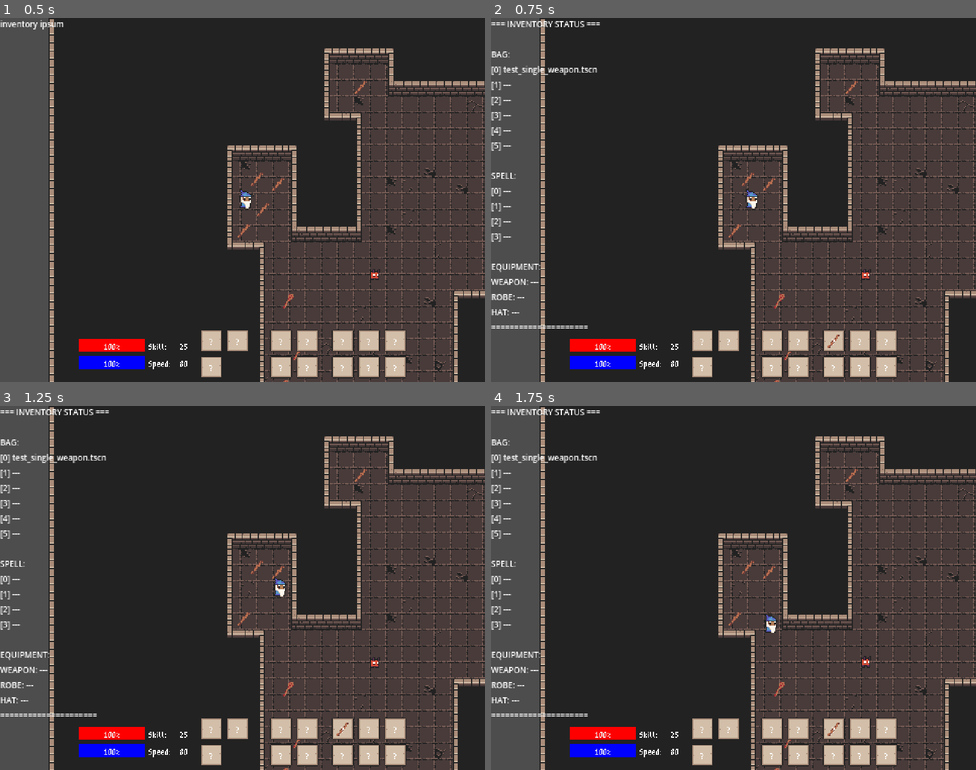
Above: before the commit, frames 1-4 (two rows, left to right).
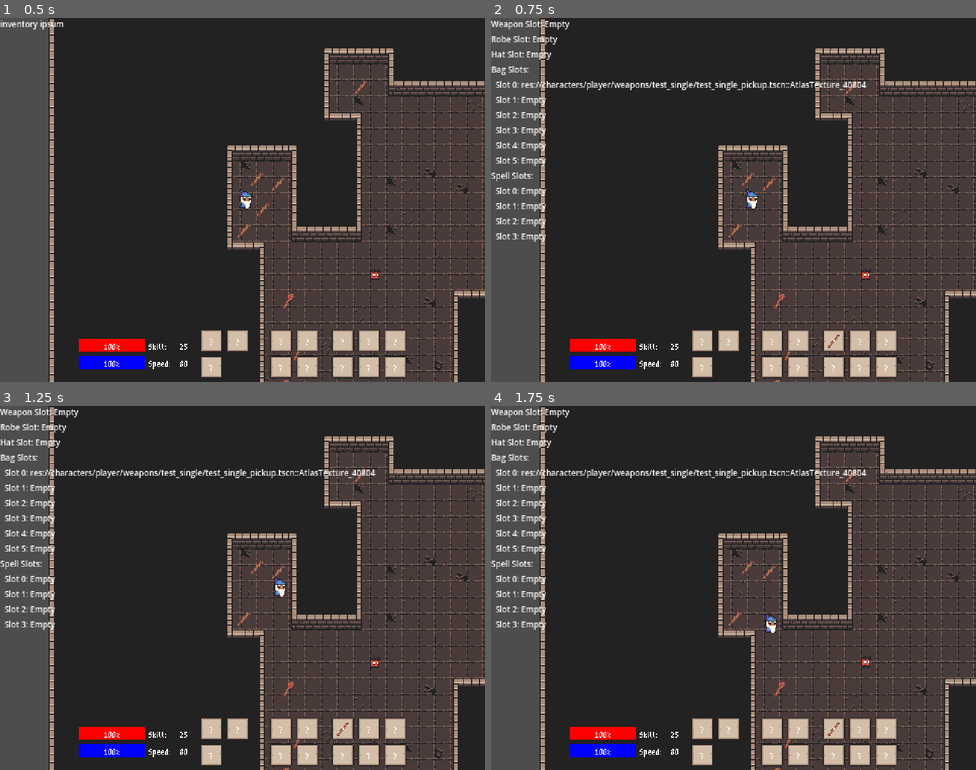
Above: after the commit, the same moments.

Repository: lownpho/mages
Game: Godot game, scene res://scenes/world.tscn
Same seed, same stepped clock (60 frames per second), same inputs: the game is played once before the commit and once after it.
Inputs (mouse positions are in pixels of both pictures, inside the frame that each line leads up to):
- Up to frame 1 (0.5 s): no input
- Up to frame 2 (0.75 s): tap Enter at 0.5 s; move the mouse to (840, 181) at 0.52 s; press the mouse at (840, 181) at 0.53 s; hold D (right) from 0.53 s (still down)
- Up to frame 3 (1.25 s): keep holding D (right)
- Up to frame 4 (1.75 s): tap Space at 1.25 s; move the mouse to (636, 606) at 1.27 s; release D (right) at 1.28 s; release the mouse at (636, 606) at 1.28 s; hold S (down) from 1.28 s (still down); right-click (636, 606) at 1.35 s; click (636, 606) at 1.55 s

Frame 1 is identical in both runs. In frame 2, 3.1% of the frame differs, in the area x 0-78%, y 0-86%; in frame 3, 3.1%; in frame 4, 3.1%.

Commit message:
Total inventory rewrite. Now working!

Diff:
--- a/autoload/global_defs.gd
+++ b/autoload/global_defs.gd
@@ -1,3 +1 @@
 extends Node
-
-enum ItemType {BAG, WEAPON, ROBE, HAT, SPELL, OTHER}
--- a/autoload/global_event.gd
+++ b/autoload/global_event.gd
@@ -18,8 +18,6 @@
 signal drag_state_changed(is_dragging: bool)
 
 # Inventory signals
-# Everyone has access to inventory
-signal inventory_updated(slot: GlobalInventory.SlotPosition)
-# Separate signal for spells?
-signal item_equipped(slot: GlobalInventory.SlotPosition)
-signal item_unequipped(slot: GlobalInventory.SlotPosition)
+# This should be enough for add and remove from bag, equipping (just check the slot)
+signal slot_updated(slot: GlobalInventory.Slot)
+signal item_picked_up(slot: GlobalInventory.Slot)
--- a/autoload/global_inventory.gd
+++ b/autoload/global_inventory.gd
@@ -1,185 +1,118 @@
 extends Node
 
-const MAX_BAG_SIZE = 6
-const MAX_SPELL_SLOT_SIZE = 4
+const BAG_SIZE = 6
+const SPELL_SLOT_SIZE = 4
 
-const SLOT_SIZES = {
-	GlobalDefs.ItemType.BAG: MAX_BAG_SIZE,
-	GlobalDefs.ItemType.SPELL: MAX_SPELL_SLOT_SIZE,
-}
-
-var slots: Dictionary = {}
-
-class SlotPosition:
-	var type: GlobalDefs.ItemType
-	var index: int
-
-	func _init(p_type: GlobalDefs.ItemType, p_index: int = 0):
-		type = p_type
-		index = p_index
-
-	func equals(other: SlotPosition) -> bool:
-		return type == other.type && index == other.index
+# Not sure of the usefullness of the ItemType BAG
+enum ItemType {BAG, WEAPON, ROBE, HAT, SPELL, OTHER}
 
 class ItemData:
-	var type: GlobalDefs.ItemType
+	var type: ItemType
 	var scene: PackedScene
 	var texture: Texture2D
 
-	func _init(p_type: GlobalDefs.ItemType, p_scene: PackedScene, p_texture: Texture2D):
+	func _init(p_type: ItemType, p_scene: PackedScene, p_texture: Texture2D):
 		type = p_type
 		scene = p_scene
 		texture = p_texture
 
+# The use of index here is borderline criminal
+class Slot:
+	var type: ItemType
+	var item: ItemData
+	var compatibility_list: Array[ItemType] = []
+	var index = -1
+
+	func _init(p_type: ItemType, p_compatibility_list: Array[ItemType] = [p_type]):
+		type = p_type
+		compatibility_list = p_compatibility_list
+		item = null
+
+	func can_place_item(p_item: ItemData) -> bool:
+		return p_item.type in compatibility_list
+
+	# Having the index here is a big forced
+	func set_item(p_item: ItemData, p_index: int = -1) -> bool:
+		if can_place_item(p_item):
+			item = p_item
+			index = p_index
+			GlobalEvent.slot_updated.emit(self)
+			return true
+		return false
+
+	func clear_item() -> void:
+		item = null
+		GlobalEvent.slot_updated.emit(self)
+
+class ArraySlot:
+	var slots: Array[Slot] = []
+
+	func _init(p_type: ItemType, p_size: int, p_compatibility_list: Array[ItemType] = [p_type]):
+		for i in range(p_size):
+			slots.append(Slot.new(p_type, p_compatibility_list))
+
+	func first_empty() -> int:
+		for i in range(slots.size()):
+			if slots[i].item == null:
+				return i
+		return -1
+
+	# Meant to be called externally, directly checking on the slots is faster in here
+	func at(p_index: int) -> Slot:
+		if p_index < 0 or p_index >= slots.size():
+			return null
+		return slots[p_index]
+
+	func add_at_first_empty(p_item: ItemData) -> Slot:
+		var index = first_empty()
+		if index == -1:
+			return null
+
+		if slots[index].set_item(p_item, index):
+			return slots[index]
+		return null
+
+	func add_at(p_index: int, p_item: ItemData) -> bool:
+		if at(p_index) == null:
+			return false
+
+		return slots[p_index].set_item(p_item, p_index)
+
+	func remove_at(p_index: int) -> bool:
+		if at(p_index) == null or at(p_index).item == null:
+			return false
+
+		slots[p_index].clear_item()
+		return true
+
+var weapon_slot: Slot
+var robe_slot: Slot
+var hat_slot: Slot
+var bag_slots: ArraySlot
+var spell_slots: ArraySlot
+
 func _ready() -> void:
 	# Initialize arrays to null values
-	slots[GlobalDefs.ItemType.BAG] = []
-	slots[GlobalDefs.ItemType.BAG].resize(MAX_BAG_SIZE)
-	slots[GlobalDefs.ItemType.SPELL] = []
-	slots[GlobalDefs.ItemType.SPELL].resize(MAX_SPELL_SLOT_SIZE)
+	weapon_slot = Slot.new(ItemType.WEAPON)
+	robe_slot = Slot.new(ItemType.ROBE)
+	hat_slot = Slot.new(ItemType.HAT)
+	bag_slots = ArraySlot.new(ItemType.BAG, BAG_SIZE, [ItemType.BAG, ItemType.WEAPON, ItemType.ROBE, ItemType.HAT, ItemType.SPELL])
+	spell_slots = ArraySlot.new(ItemType.SPELL, SPELL_SLOT_SIZE)
 
-	slots[GlobalDefs.ItemType.WEAPON] = null
-	slots[GlobalDefs.ItemType.ROBE] = null
-	slots[GlobalDefs.ItemType.HAT] = null
-
-func is_array_slot(type: GlobalDefs.ItemType) -> bool:
-	return type in [GlobalDefs.ItemType.BAG, GlobalDefs.ItemType.SPELL]
-
-func can_place_item(item: ItemData, slot: SlotPosition) -> bool:
-	# be liberal in what you accept, conservative in what you do. I guess...
-	if item  == null:
-		return true
-
-	if is_array_slot(slot.type):
-		var max_size = SLOT_SIZES[slot.type]
-		if slot.type == GlobalDefs.ItemType.SPELL:
-			return slot.index < max_size && item.type == GlobalDefs.ItemType.SPELL
-		# Allow everything in bag slots
-		return slot.index < max_size
-
-	return item.type == slot.type
-
-func get_item_at(slot: SlotPosition) -> ItemData:
-	if is_array_slot(slot.type):
-		var array = slots[slot.type]
-		return array[slot.index] if slot.index < array.size() else null
-	return slots[slot.type]
-
-# Use sparingly. This erases the item at position.
-# There are dedicated functions to equip or swap items
-func set_item(item: ItemData, slot: SlotPosition) -> void:
-	if not can_place_item(item, slot):
-		return
-
-	if is_array_slot(slot.type):
-		slots[slot.type][slot.index] = item
-
-	else:
-		# Does comparing items work here?
-		var old_item = slots[slot.type]
-		if old_item != item:
-			slots[slot.type] = item
-	GlobalEvent.inventory_updated.emit(slot)
-
-# Allow swaps with null items destination
-func swap_items(from_slot: SlotPosition, to_slot: SlotPosition) -> bool:
-	var from_item = get_item_at(from_slot)
-	var to_item = get_item_at(to_slot)
-
-	if from_item == null:
-		return false
-
-	if not can_place_item(from_item, to_slot) or not can_place_item(to_item, from_slot):
-		return false
-
-	# For a brief moment the first item will be duplicated. Whatever
-	set_item(to_item, from_slot)
-	set_item(from_item, to_slot)
-
-	return true
-
-# Try to equip/unequip items between bag and active slots
-# This is complete bullshit
-func swap_bag_and_active(to_slot: SlotPosition, from_slot: SlotPosition) -> bool:
-	var to_item = get_item_at(to_slot)
-	var from_item = get_item_at(from_slot)
-
-	var bag_slot
-	var active_slot
-	var bag_item
-	var active_item
-
-	# Validate slot types and assign active and bag slots/items
-	# at least one of the slots must be a bag but not both
-	if from_slot.type == GlobalDefs.ItemType.BAG:
-		bag_slot = from_slot
-		active_slot = to_slot
-		bag_item = from_item
-		active_item = to_item
-	elif to_slot.type == GlobalDefs.ItemType.BAG:
-		bag_slot = to_slot
-		active_slot = from_slot
-		bag_item = to_item
-		active_item = from_item
-	else:
-		return false
-
-	# Handle different cases:
-	# 1. Unequip: Active slot has item, bag slot empty
-	# 2. Equip: Active slot empty, bag has item
-	# 3. Swap: Both slots have items
-	if active_item and not bag_item:
-		# Working around the swap_items checks... :(
-		var result = swap_items(active_slot, bag_slot)
-		GlobalEvent.item_unequipped.emit(bag_slot)
-		return result
-	elif not active_item and bag_item:
-		var result = swap_items(bag_slot, active_slot)
-		GlobalEvent.item_equipped.emit(active_slot)
-		return result
-	elif active_item and bag_item:
-		var result = swap_items(bag_slot, active_slot)
-		GlobalEvent.item_unequipped.emit(bag_slot)
-		GlobalEvent.item_equipped.emit(active_slot)
-		return result
-
-	return false
-
-
-func add_item_to_bag(item: ItemData) -> bool:
-	# Try to find first empty bag slot
-	for i in range(MAX_BAG_SIZE):
-		if slots[GlobalDefs.ItemType.BAG][i] == null:
-			set_item(item, SlotPosition.new(GlobalDefs.ItemType.BAG, i))
-			return true
-	return false
-
-func get_empty_bag_slot() -> SlotPosition:
-	for i in range(MAX_BAG_SIZE):
-		if slots[GlobalDefs.ItemType.BAG][i] == null:
-			return SlotPosition.new(GlobalDefs.ItemType.BAG, i)
-	return null
+# Public API
+# Hmm everything can be handled in slots then
 
 func get_inventory_status() -> String:
-	var output = "=== INVENTORY STATUS ===\n"
-
-	# Array-based slots (Bag and Spells)
-	for type in slots.keys():
-		if is_array_slot(type):
-			output += "\n%s:\n" % GlobalDefs.ItemType.keys()[type]
-			for i in range(slots[type].size()):
-				var item = slots[type][i]
-				output += "[%d] %s\n" % [i, item.scene.resource_path.get_file() if item else "---"]
-
-	# Equipment slots
-	output += "\nEQUIPMENT:\n"
-	for type in slots.keys():
-		if not is_array_slot(type):
-			var item = slots[type]
-			output += "%s: %s\n" % [
-				GlobalDefs.ItemType.keys()[type],
-				item.scene.resource_path.get_file() if item else "---"
-			]
-
-	output += "====================="
+	var output = ""
+	output += "Weapon Slot: " + (str(weapon_slot.item.texture.resource_path) if weapon_slot.item else "Empty") + "\n"
+	output += "Robe Slot: " + (str(robe_slot.item.texture.resource_path) if robe_slot.item else "Empty") + "\n"
+	output += "Hat Slot: " + (str(hat_slot.item.texture.resource_path) if hat_slot.item else "Empty") + "\n"
+	output += "Bag Slots:\n"
+	for i in range(bag_slots.slots.size()):
+		var slot = bag_slots.slots[i]
+		output += "  Slot " + str(i) + ": " + (str(slot.item.texture.resource_path) if slot.item else "Empty") + "\n"
+	output += "Spell Slots:\n"
+	for i in range(spell_slots.slots.size()):
+		var slot = spell_slots.slots[i]
+		output += "  Slot " + str(i) + ": " + (str(slot.item.texture.resource_path) if slot.item else "Empty") + "\n"
 	return output
--- a/characters/player/player.gd
+++ b/characters/player/player.gd
@@ -32,8 +32,7 @@
 	focus_timer.timeout.connect(_recover_mana)
 
 	GlobalEvent.drag_state_changed.connect(_on_drag_state_changed)
-	GlobalEvent.item_equipped.connect(_change_item)
-	GlobalEvent.item_unequipped.connect(_remove_item)
+	GlobalEvent.slot_updated.connect(_change_item)
 
 	# Change format here!
 	GlobalEvent.emit_signal("player_max_health_changed", max_health)
@@ -120,28 +119,17 @@
 	if health <= 0:
 		_die()
 
-func _remove_weapon() -> void:
-	if weapon:
-		weapon.queue_free()
+func _change_item(slot: GlobalInventory.Slot) -> void:
 
-func _change_weapon(new_weapon: PackedScene) -> void:
-	_remove_weapon()
-	if new_weapon:
-		weapon = new_weapon.instantiate()
-		weapon.name = "Weapon"
-		add_child(weapon)
-
-func _change_item(slot: GlobalInventory.SlotPosition) -> void:
-	var item = GlobalInventory.get_item_at(slot)
-	if item.type == GlobalDefs.ItemType.WEAPON:
-		_change_weapon(item.scene)
-		return
-
-func _remove_item(slot: GlobalInventory.SlotPosition) -> void:
-	var item = GlobalInventory.get_item_at(slot)
-	if item.type == GlobalDefs.ItemType.WEAPON:
-		_remove_weapon()
-		return
+	if slot.type == GlobalInventory.ItemType.WEAPON:
+		# Stats should be updated here when implemented
+		# Signals to update stats should be also emitted here
+		if weapon:
+			weapon.queue_free()  # Remove the old weapon if it exists
+		if slot.item:
+			weapon = slot.item.scene.instantiate()
+			weapon.name = "Weapon"
+			add_child(weapon)
 
 func _on_drag_state_changed(is_dragging: bool) -> void:
 	ui_dragging = is_dragging
--- a/components/items/pickup_item.gd
+++ b/components/items/pickup_item.gd
@@ -1,6 +1,6 @@
 extends Area2D
 
-@export var type: GlobalDefs.ItemType
+@export var type: GlobalInventory.ItemType
 @export var item: PackedScene
 
 func _ready() -> void:
@@ -9,5 +9,7 @@
 func _on_body_entered(_body: Node2D) -> void:
 	# Let's see if copy and reference hold here...
 	var item_data = GlobalInventory.ItemData.new(type, item, $Sprite2D.texture)
-	if GlobalInventory.add_item_to_bag(item_data):
+	var slot = GlobalInventory.bag_slots.add_at_first_empty(item_data)
+	if slot:
+		GlobalEvent.item_picked_up.emit(slot)
 		queue_free()
--- a/gui/slot.gd
+++ /dev/null
@@ -1,35 +0,0 @@
-extends PanelContainer
-
-@export var type: GlobalDefs.ItemType
-
-var item: GlobalInventory.ItemData = null
-# It's ugly but this will be set when the ui is ready, so it's guaranteed to be valid
-var slot_position: GlobalInventory.SlotPosition = null
-
-func update(slot: GlobalInventory.SlotPosition) -> void:
-	item = GlobalInventory.get_item_at(slot)
-	if item:
-		$TextureRect.texture = item.texture
-	else:
-		$TextureRect.texture = null
-
-func _get_drag_data(_position):
-	if item:
-		var preview = TextureRect.new()
-		preview.texture = $TextureRect.texture
-		set_drag_preview(preview)
-	return slot_position
-
-func _can_drop_data(_position, data):
-	# Data is the slot we are dropping from
-	var candidate_item = GlobalInventory.get_item_at(data)
-	# Here we forbid the drop of an empty item into a slot
-	return candidate_item and GlobalInventory.can_place_item(candidate_item, slot_position)
-
-func _drop_data(_position, data):
-	# position is some coordinates...
-	# Data is the slot we are dropping from
-	if GlobalInventory.swap_bag_and_active(slot_position, data):
-		pass
-	else:
-		GlobalInventory.swap_items(data, slot_position)
--- a/gui/slot.tscn
+++ b/gui/slot.tscn
@@ -1,7 +1,7 @@
 [gd_scene load_steps=3 format=3 uid="uid://damb0ttdu4w2i"]
 
 [ext_resource type="Theme" uid="uid://b1ys22w5kvbpd" path="res://gui/theme.tres" id="1_opkb6"]
-[ext_resource type="Script" uid="uid://q2lh52otucii" path="res://gui/slot.gd" id="2_ob47t"]
+[ext_resource type="Script" uid="uid://q2lh52otucii" path="res://gui/ui_slot.gd" id="2_ob47t"]
 
 [node name="Slot" type="PanelContainer"]
 theme = ExtResource("1_opkb6")
--- a/gui/ui.gd
+++ b/gui/ui.gd
@@ -1,5 +1,4 @@
 extends CanvasLayer
-
 
 func _ready() -> void:
 	GlobalEvent.connect("player_max_health_changed", _on_player_max_health_changed)
@@ -9,19 +8,19 @@
 	GlobalEvent.connect("player_skill_changed", _on_player_skill_changed)
 	GlobalEvent.connect("player_speed_changed", _on_player_speed_changed)
 
-	# Initialize all the slots to their default values. This is a bit of a hack
-	# but it works for now. No idea how to do this better at the moment.
-	var slots = %Bag.get_children()
-	for i in range(GlobalInventory.MAX_BAG_SIZE):
-		slots[i].slot_position = GlobalInventory.SlotPosition.new(GlobalDefs.ItemType.BAG, i)
-	slots = %EquipSpells.get_children()
-	for i in range(GlobalInventory.MAX_SPELL_SLOT_SIZE):
-		slots[i].slot_position = GlobalInventory.SlotPosition.new(GlobalDefs.ItemType.SPELL, i)
-	%HatSlot.slot_position = GlobalInventory.SlotPosition.new(GlobalDefs.ItemType.HAT, 0)
-	%RobeSlot.slot_position = GlobalInventory.SlotPosition.new(GlobalDefs.ItemType.ROBE, 0)
-	%WeaponSlot.slot_position = GlobalInventory.SlotPosition.new(GlobalDefs.ItemType.WEAPON, 0)
+	# Debug
+	GlobalEvent.slot_updated.connect(_on_slot_updated)
 
-	GlobalEvent.inventory_updated.connect(_on_inventory_updated)
+	# Assign the ui_slots to the ui_slots
+	var ui_slots = %Bag.get_children()
+	for i in range(GlobalInventory.BAG_SIZE):
+		ui_slots[i].slot = GlobalInventory.bag_slots.at(i)
+	ui_slots = %EquipSpells.get_children()
+	for i in range(GlobalInventory.SPELL_SLOT_SIZE):
+		ui_slots[i].slot = GlobalInventory.spell_slots.at(i)
+	%HatSlot.slot = GlobalInventory.hat_slot
+	%RobeSlot.slot = GlobalInventory.robe_slot
+	%WeaponSlot.slot = GlobalInventory.weapon_slot
 
 func _on_player_max_health_changed(max_health: int) -> void:
 	%HealthBar.max_value = max_health
@@ -41,22 +40,5 @@
 func _on_player_speed_changed(speed: int) -> void:
 	%SpeedValue.text = str(speed)
 
-func _on_inventory_updated(slot: GlobalInventory.SlotPosition) -> void:
-	# GlobalInventory.print_inventory()
-	print("Inventory updated: index ", slot.index, " type ", slot.type)
+func _on_slot_updated(_slot: GlobalInventory.Slot) -> void:
 	$DebugLabel.text = GlobalInventory.get_inventory_status()
-	match slot.type:
-		GlobalDefs.ItemType.BAG:
-			var slots = %Bag.get_children()
-			if slot.index < slots.size():
-				slots[slot.index].update(slot)
-		GlobalDefs.ItemType.SPELL:
-			var slots = %EquipSpells.get_children()
-			if slot.index < slots.size():
-				slots[slot.index].update(slot)
-		GlobalDefs.ItemType.HAT:
-			%HatSlot.update(slot)
-		GlobalDefs.ItemType.ROBE:
-			%RobeSlot.update(slot)
-		GlobalDefs.ItemType.WEAPON:
-			%WeaponSlot.update(slot)
--- a/gui/ui.tscn
+++ b/gui/ui.tscn
@@ -88,17 +88,14 @@
 [node name="HatSlot" parent="MarginContainer/HBoxContainer/EquipItems" instance=ExtResource("3_cemxd")]
 unique_name_in_owner = true
 layout_mode = 2
-type = 3
 
 [node name="RobeSlot" parent="MarginContainer/HBoxContainer/EquipItems" instance=ExtResource("3_cemxd")]
 unique_name_in_owner = true
 layout_mode = 2
-type = 2
 
 [node name="WeaponSlot" parent="MarginContainer/HBoxContainer/EquipItems" instance=ExtResource("3_cemxd")]
 unique_name_in_owner = true
 layout_mode = 2
-type = 1
 
 [node name="EquipSpells" type="GridContainer" parent="MarginContainer/HBoxContainer"]
 unique_name_in_owner = true
@@ -108,19 +105,15 @@
 
 [node name="SpellSlot" parent="MarginContainer/HBoxContainer/EquipSpells" instance=ExtResource("3_cemxd")]
 layout_mode = 2
-type = 4
 
 [node name="SpellSlot2" parent="MarginContainer/HBoxContainer/EquipSpells" instance=ExtResource("3_cemxd")]
 layout_mode = 2
-type = 4
 
 [node name="SpellSlot3" parent="MarginContainer/HBoxContainer/EquipSpells" instance=ExtResource("3_cemxd")]
 layout_mode = 2
-type = 4
 
 [node name="SpellSlot4" parent="MarginContainer/HBoxContainer/EquipSpells" instance=ExtResource("3_cemxd")]
 layout_mode = 2
-type = 4
 
 [node name="Bag" type="GridContainer" parent="MarginContainer/HBoxContainer"]
 unique_name_in_owner = true
--- /dev/null
+++ b/gui/ui_slot.gd
@@ -0,0 +1,48 @@
+extends PanelContainer
+
+# YES THIS IS A REFERENCE, OBJECTS ARE PASSED BY REFERENCE!
+var slot: GlobalInventory.Slot = null
+
+func update_texture() -> void:
+	if slot.item:
+		$TextureRect.texture = slot.item.texture
+	else:
+		$TextureRect.texture = null
+
+func _ready() -> void:
+	GlobalEvent.item_picked_up.connect(_on_item_pickup)
+
+func _get_drag_data(_position):
+	if slot.item:
+		var preview = TextureRect.new()
+		preview.texture = slot.item.texture
+		set_drag_preview(preview)
+		return self
+	return null
+
+
+func _can_drop_data(_position, data) -> bool:
+	# data is the ui_slot we are dropping from
+	return slot.can_place_item(data.slot.item)
+
+func _drop_data(_position, data) -> void:
+	# position is some coordinates...
+	# data is the ui_slot we are dropping from
+	if slot.item:
+		var tmp_item = data.slot.item
+		var tmp_index = data.slot.index
+		data.slot.set_item(slot.item, slot.index)
+		slot.set_item(tmp_item, tmp_index)
+		data.update_texture()
+		update_texture()
+
+	else:
+		slot.set_item(data.slot.item, data.slot.index)
+		data.slot.clear_item()
+		data.update_texture()
+		update_texture()
+
+func _on_item_pickup(p_slot: GlobalInventory.Slot) -> void:
+	# Making this reference mess it's useful sometimes
+	if slot == p_slot:
+		update_texture()
Renamed: gui/slot.gd.uid -> gui/ui_slot.gd.uid
